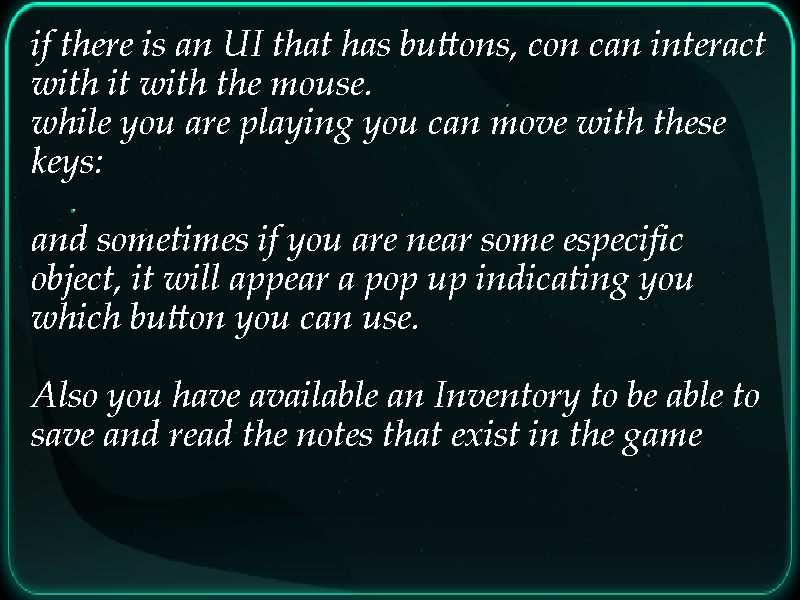
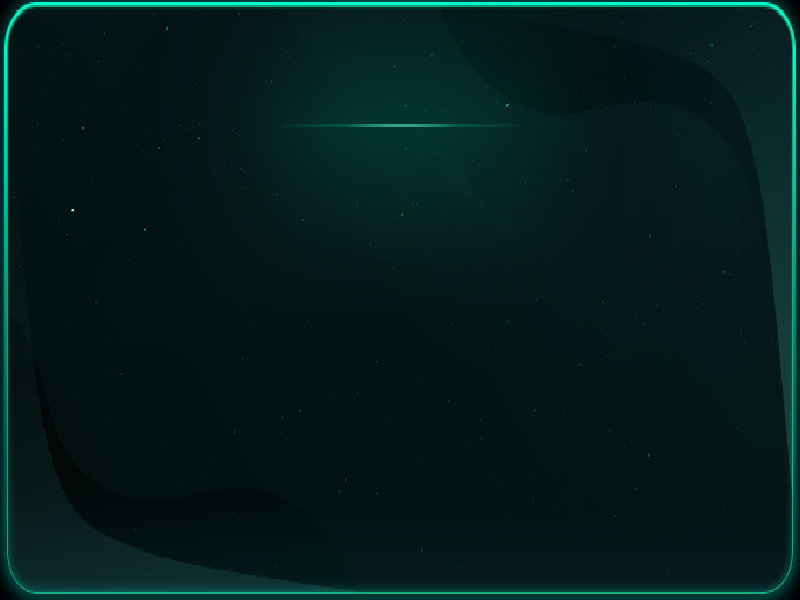
Revision of a layered 800×600 image; what changed, layer by layer:
added layer "Card X6.png" above "if there is an UI that has but..." over (x1=0, y1=0, x2=800, y2=600)
hid "if there is an UI that has but..." over (x1=30, y1=29, x2=766, y2=456)
hid "Card X5.png" over (x1=0, y1=0, x2=800, y2=600)
